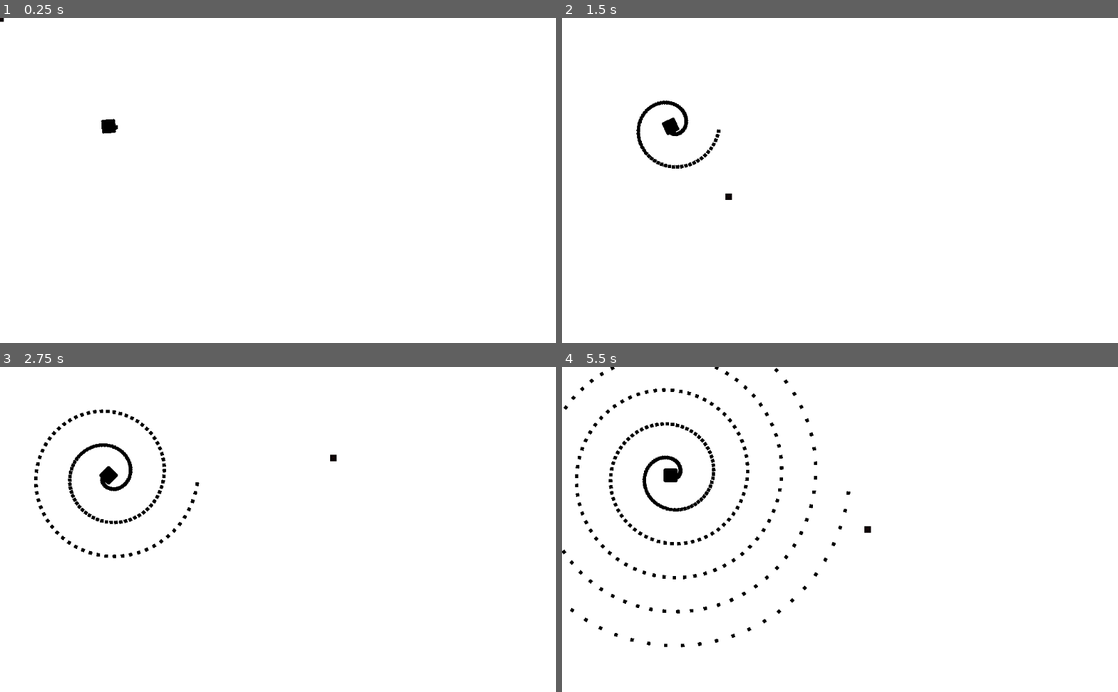
Above: before the commit, frames 1-4 (two rows, left to right).
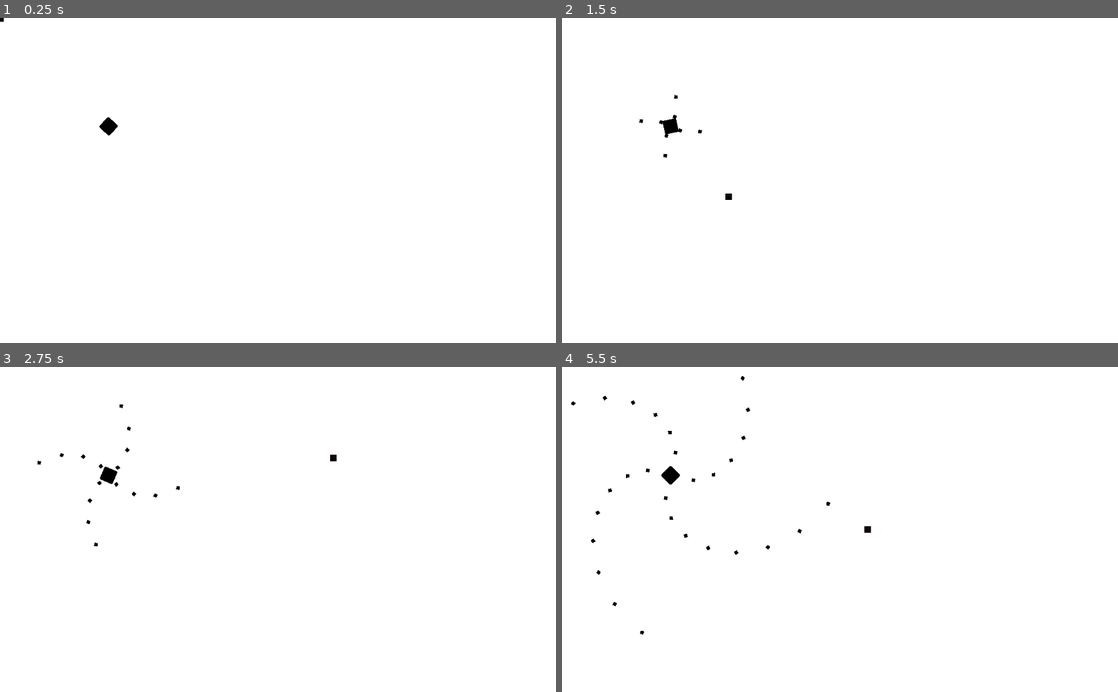
Above: after the commit, the same moments.

Repository: BrunoDG/Shmup_new
Game: Godot game, scene res://scenes/Game.tscn
Two runs of this game, one before a commit and one after it. Both use one fixed random seed, a clock stepped at 60 frames per second and the inputs below. The engine's default icon, where the game draws it, is replaced by a stand-in: a white triangle on a blue panel in a dark square.
Inputs (mouse positions are in pixels of both pictures, inside the frame that each line leads up to):
- Up to frame 1 (0.25 s): no input
- Up to frame 2 (1.5 s): move the mouse to (962, 164) at 0.52 s; move the mouse to (728, 196) at 1.27 s
- Up to frame 3 (2.75 s): move the mouse to (333, 458) at 2.02 s
- Up to frame 4 (5.5 s): move the mouse to (812, 594) at 2.77 s; move the mouse to (1006, 578) at 3.52 s; move the mouse to (673, 480) at 4.27 s; move the mouse to (867, 529) at 5.02 s

The runs differ from the first frame. In frame 1, less than 0.1% of the frame differs, in the area x 17-22%, y 30-37%; in frame 2, 0.5%; in frame 3, 1.3%; in frame 4, 2.3%, in the area x 0-52%, y 0-87%.

Commit message:
Feat: Added timer to enemy shots.

Diff:
--- a/scenes/Enemy.tscn
+++ b/scenes/Enemy.tscn
@@ -10,3 +10,7 @@
 [node name="Sprite" type="Sprite" parent="."]
 modulate = Color( 0, 0, 0, 1 )
 texture = ExtResource( 1 )
+
+[node name="Timer" type="Timer" parent="."]
+
+[connection signal="timeout" from="Timer" to="." method="timeout"]
--- a/scripts/Bullet.gd
+++ b/scripts/Bullet.gd
@@ -4,7 +4,7 @@
 # Declare member variables here. Examples:
 # var a = 2
 # var b = "text"
-
+var dir = Vector2(1,0)
 
 # Called when the node enters the scene tree for the first time.
 func _ready():
@@ -13,7 +13,7 @@
 
 # Called every frame. 'delta' is the elapsed time since the previous frame.
 func _process(delta):
-	self.position += Vector2(1,0).rotated(rotation)
+	self.position += dir.rotated(rotation)
 
 	if ($RayCast2D.is_colliding()):
 		print("Hit!")
--- a/scripts/Enemy.gd
+++ b/scripts/Enemy.gd
@@ -8,15 +8,40 @@
 
 # Called when the node enters the scene tree for the first time.
 func _ready():
-	pass # Replace with function body.
+	$Timer.set_wait_time(.6)
+	$Timer.start()
 
 
 # Called every frame. 'delta' is the elapsed time since the previous frame.
 func _process(delta):
-	rotate(.1)
+	rotate(.05)
 
-	var b = bullet_node.instance()
-	b.position = self.position
-	b.rotation = self.rotation
+func spawn_bullets():
+	var b1 = bullet_node.instance()
+	b1.position = self.position
+	b1.rotation = self.rotation
+	b1.dir = Vector2(1,0)
 
-	get_parent().add_child(b)
+	var b2 = bullet_node.instance()
+	b2.position = self.position
+	b2.rotation = self.rotation
+	b2.dir = Vector2(0,1)
+
+	var b3 = bullet_node.instance()
+	b3.position = self.position
+	b3.rotation = self.rotation
+	b3.dir = Vector2(-1,0)
+
+	var b4 = bullet_node.instance()
+	b4.position = self.position
+	b4.rotation = self.rotation
+	b4.dir = Vector2(0,-1)
+
+	get_parent().add_child(b1)
+	get_parent().add_child(b2)
+	get_parent().add_child(b3)
+	get_parent().add_child(b4)
+
+
+func timeout():
+	spawn_bullets()
